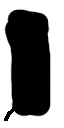
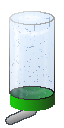
Two versions of the same layered image (64×128). Layer-by-layer changes:
removed layer "Hintergrund" over [4, 9, 51, 121]
added layer "bottom" above "water" over [9, 10, 55, 100]
added layer "water" above "bottom #1" over [10, 12, 54, 99]
added layer "bottom #1" above "sip" over [10, 87, 55, 111]
added layer "sip" above "contour" over [6, 107, 36, 124]
added layer "contour" over [5, 106, 37, 125]
